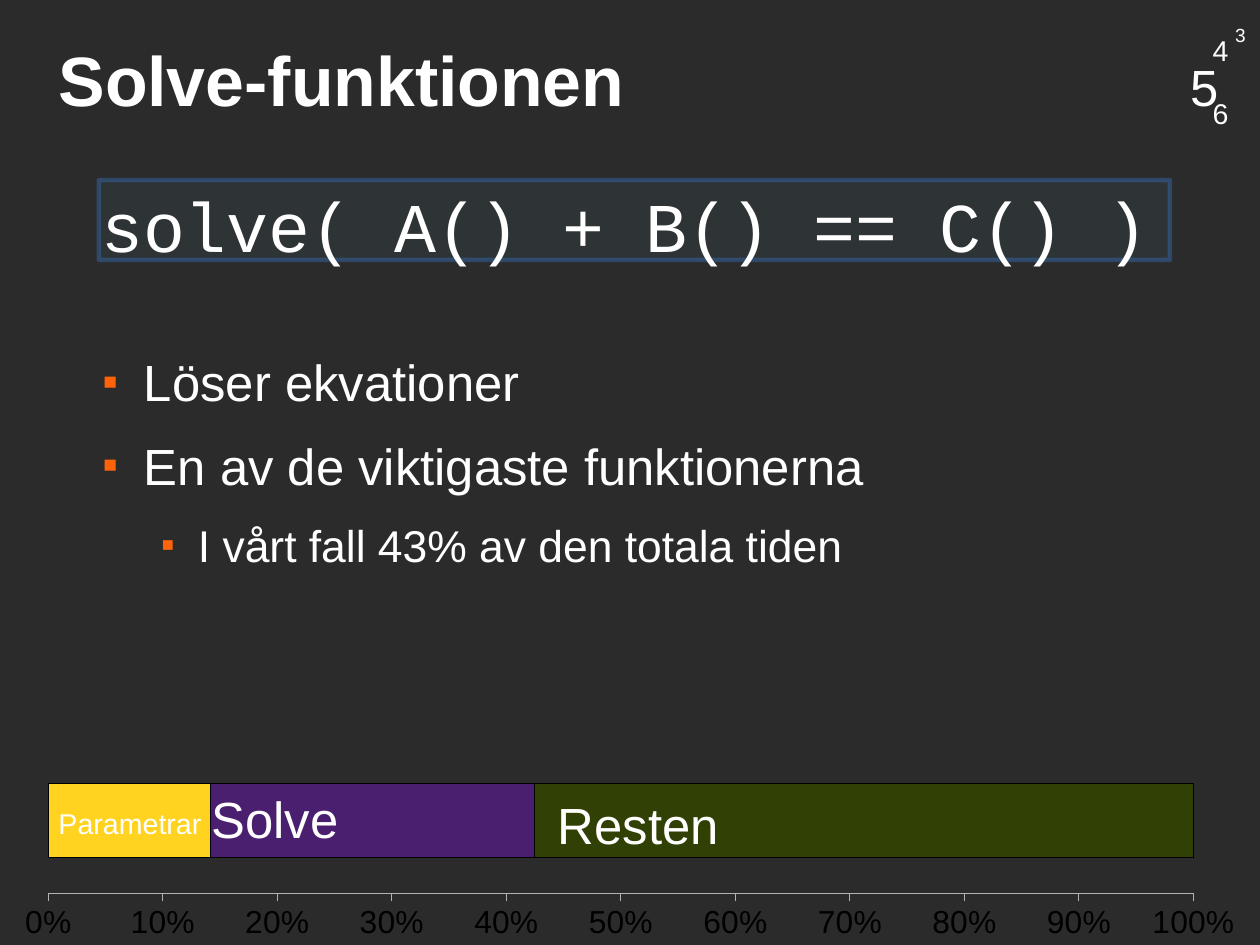
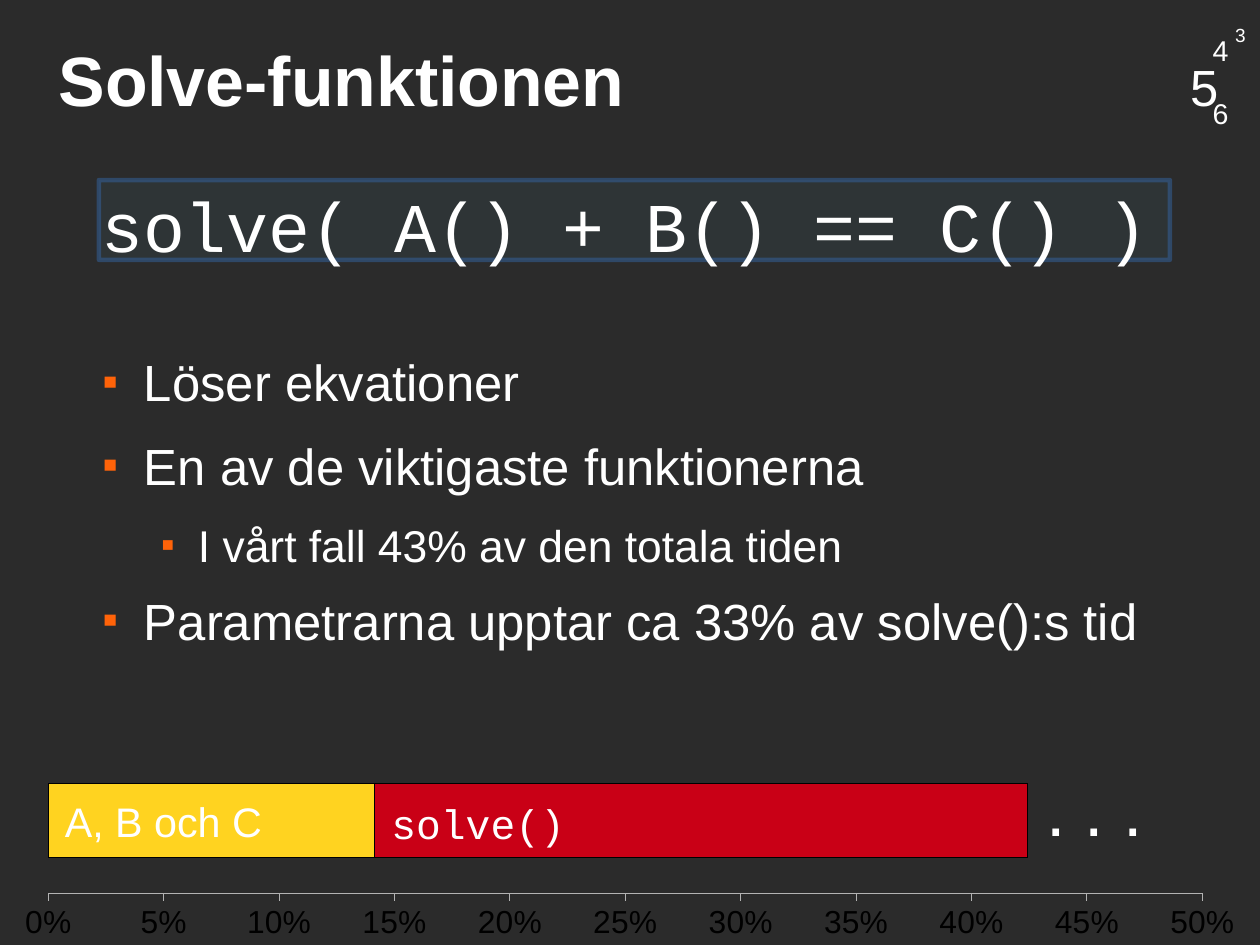
Before and after one commit to saifthe1/openfoam-openmp, a slide deck: slide 13 of presentation/pres.odp. Drawn at 1260x945 pixels with LibreOffice and Linux fonts; fonts in the diff are those of the drawing; background and template pictures are left out; a plain dark background stands for a picture behind light text. Boxes give left, top, right and bottom in pixels: in the first picture for what was removed or moved away, otherwise in the second. Text is boxed around its words. In the diff, an @@ line names an element or a change of style, - is before the commit and + after.

```diff
--- a/presentation/pres.odp
+++ b/presentation/pres.odp
@@ text at [144,603,1138,650]: paragraph added @@
+■ Parametrarna upptar ca 33% av solve():s tid
@@ bar stacked 100% chart at [0,743,1260,945] @@
@@ colour of Series 2 #4B1F6F to #C90016 @@
@@ colour of Series 3 #314004 to none @@
@@ value axis changed @@
@@ text added at [1036,760,1194,850], 44 pt, text #FFFFFF @@
+. . .
@@ text at [65,807,262,843]: text changed; size 18 to 26 pt @@
-Parametrar
+A, B och C
@@ text at [391,809,564,848]: text changed; size 32 to 26 pt; font Arial to Courier New @@
-Solve
+solve()
@@ text removed at [558,809,719,845] @@
-Resten
```
Also in this commit, not shown: 2 other slides changed, 1 slide added, 1 slide removed.
